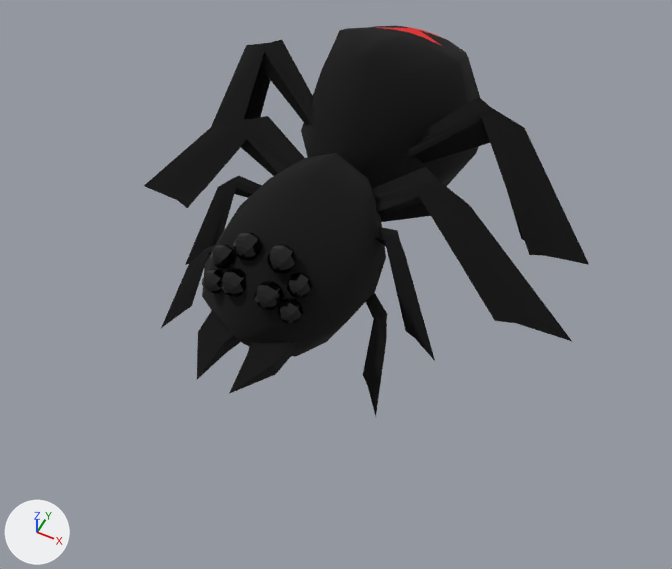
Before and after pictures for a commit that changed the Blender file boss_1.blend.
Camera for both pictures: a 50 mm lens placed at (19.2, -42.0, 48.3), pointed at (1.2, -5.9, 3.2). Lighting does not change. The marker at lower left points along +X, +Y and +Z.
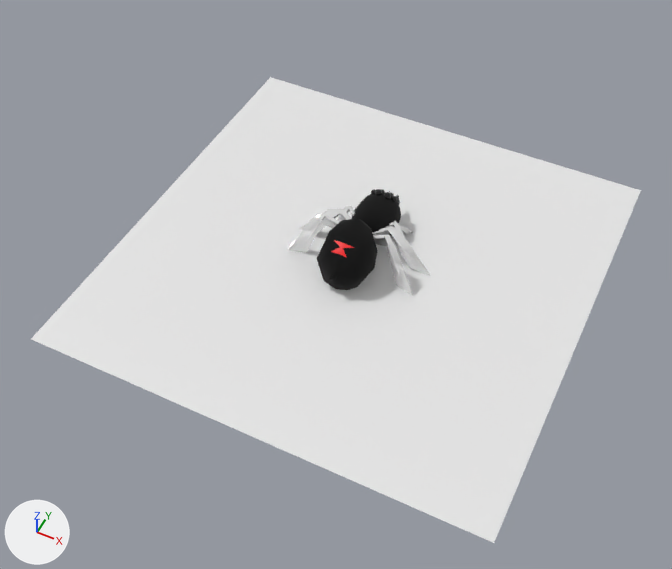
Location of each change, (x1, y1, x2, y2) in pixels of the pictures (672 x 569 px; the box of a moved part takes in the faces that stretch with it):
```json
{"object": "Plane", "change": "added", "after": [31, 77, 641, 543]}
{"object": "Cube", "change": "reshaped, moved, turned, rescaled", "before": [144, 26, 589, 416], "after": [288, 189, 430, 296]}
{"part": 1, "of": "me_cube", "change": "moved or reshaped", "before": [185, 176, 435, 361], "after": [337, 206, 404, 236]}
{"part": 2, "of": "me_cube", "change": "moved or reshaped", "before": [161, 246, 387, 416], "after": [400, 226, 413, 234]}
{"part": 3, "of": "me_cube", "change": "moved or reshaped", "before": [144, 116, 573, 342], "after": [299, 209, 430, 275]}
{"part": 4, "of": "me_cube", "change": "moved or reshaped", "before": [301, 26, 480, 189], "after": [317, 218, 377, 290]}
{"part": 5, "of": "me_cube", "change": "moved or reshaped", "before": [211, 39, 589, 265], "after": [288, 213, 413, 296]}
{"part": 6, "of": "me_cube", "change": "moved or reshaped", "before": [202, 153, 386, 357], "after": [352, 193, 401, 232]}
{"part": 7, "of": "me_cube", "change": "moved or reshaped", "before": [197, 309, 297, 394], "after": [389, 191, 400, 205]}
{"part": 8, "of": "me_cube", "change": "moved or reshaped", "before": [211, 244, 312, 298], "after": [371, 189, 397, 202]}
{"part": 9, "of": "me_cube", "change": "moved or reshaped", "before": [233, 232, 297, 274], "after": [375, 189, 391, 199]}
{"part": 10, "of": "me_cube", "change": "moved or reshaped", "before": [202, 269, 303, 324], "on screen": "not visible afterwards"}
{"part": 11, "of": "me_cube", "change": "moved or reshaped", "before": [220, 268, 284, 310], "after": [382, 189, 394, 198]}
```

Edits to the scene script, one JSON object a line:
```json
{"op": "add", "block": "mat_legs", "code": ["mat_legs = principled_material('legs')", "mat_legs.base_color = (1.0, 1.0, 1.0)  # white #ffffff", "mat_legs.metallic = 0.551", "mat_legs.roughness = 0.0"]}
{"block": "me_cube", "where": "me_cube.from_pydata(...)  # 508 vertices, 493 faces; spans x 0.0..16.2, y -18.5..12.9, z 1.9..16.0"}
{"block": "me_cube", "where": "# used by ob_cube; location = (0.0, 0.0, 0.0)"}
{"block": "me_cube", "change": "me_cube part 1: the loose piece of 30 vertices spanning x 1.4..9.1, y -8.1..-3.8, z 2.2..10.2 is multiplied about its middle by the matrix ((0.958, -0.285, -0.02), (0.285, 0.958, -0.005), (0.021, -0.001, 1.0)), then moved by (-0.1, 0.1, -2.2), in mat_legs (white #ffffff)"}
{"block": "me_cube", "change": "me_cube part 2: the loose piece of 30 vertices spanning x 2.5..7.6, y -13.4..-6.5, z 2.1..6.9 is moved by (0.0, 0.0, -2.2), in mat_legs (white #ffffff)"}
{"block": "me_cube", "change": "me_cube part 3: the loose piece of 30 vertices spanning x 0.0..16.2, y -4.4..-2.1, z 2.1..12.1 is moved by (0.0, 0.0, -2.2), in mat_legs (white #ffffff)"}
{"block": "me_cube", "change": "me_cube part 4: the loose piece of 83 vertices spanning x 0.0..6.2, y -3.4..11.9, z 2.0..16.0 is moved by (0.0, 0.0, -2.2)"}
{"block": "me_cube", "change": "me_cube part 5: the loose piece of 30 vertices spanning x 0.0..15.3, y -1.5..4.5, z 1.9..14.6 is moved by (0.0, 0.0, -2.2), in mat_legs (white #ffffff)"}
{"block": "me_cube", "change": "me_cube part 6: the loose piece of 37 vertices spanning x 0.0..5.2, y -15.4..-2.1, z 3.1..12.2 is moved by (0.0, 0.0, -2.2)"}
{"block": "me_cube", "change": "me_cube part 7: the loose piece of 12 vertices spanning x 0.0..2.7, y -18.5..-13.4, z 6.4..7.4 is moved by (0.0, 0.0, -2.2)"}
{"block": "me_cube", "change": "me_cube part 8: the loose piece of 58 vertices spanning x 1.7..3.1, y -13.5..-12.1, z 9.9..11.3 is moved by (0.0, 0.0, -2.2)"}
{"block": "me_cube", "change": "me_cube part 9: the loose piece of 58 vertices spanning x 0.3..1.9, y -13.0..-11.4, z 10.7..12.3 is moved by (0.0, 0.0, -2.2)"}
{"block": "me_cube", "change": "me_cube part 10: the loose piece of 58 vertices spanning x 1.7..3.1, y -14.6..-13.2, z 8.9..10.3 is moved by (0.0, 0.0, -2.2)"}
{"block": "me_cube", "change": "me_cube part 11: the loose piece of 58 vertices spanning x 0.3..1.9, y -14.6..-13.0, z 9.3..11.0 is moved by (0.0, 0.0, -2.2)"}
{"op": "add", "block": "me_cube", "code": "me_cube.materials.append(mat_legs)  # white #ffffff"}
{"op": "add", "block": "me_plane_001", "code": ["me_plane_001 = bpy.data.meshes.new('Plane.001')", "me_plane_001.from_pydata([(-1.0, -1.0, 0.0), (1.0, -1.0, 0.0), (-1.0, 1.0, 0.0), (1.0, 1.0, 0.0)], [], [(0, 1, 3, 2)])"]}
{"op": "set", "path": "ob_cube.location", "old": "(0.0, 0.0, 0.0)", "new": "(0.0, 0.0, -0.73)"}
{"op": "set", "path": "ob_cube.rotation_euler", "old": "(0.0, 0.0, 0.0)", "new": "(0.0, 0.0, -3.142)", "note": "degrees (0, 0, 0) -> degrees (0, 0, -180)"}
{"op": "set", "path": "ob_cube.scale", "old": "(1.0, 1.0, 1.0)", "new": "(0.334, 0.334, 0.334)"}
{"op": "add", "block": "ob_plane", "code": ["ob_plane = bpy.data.objects.new('Plane', me_plane_001)", "ob_plane.location = (0.0, 0.0, -0.59)", "ob_plane.scale = (16.4, 16.4, 16.4)"]}
```
